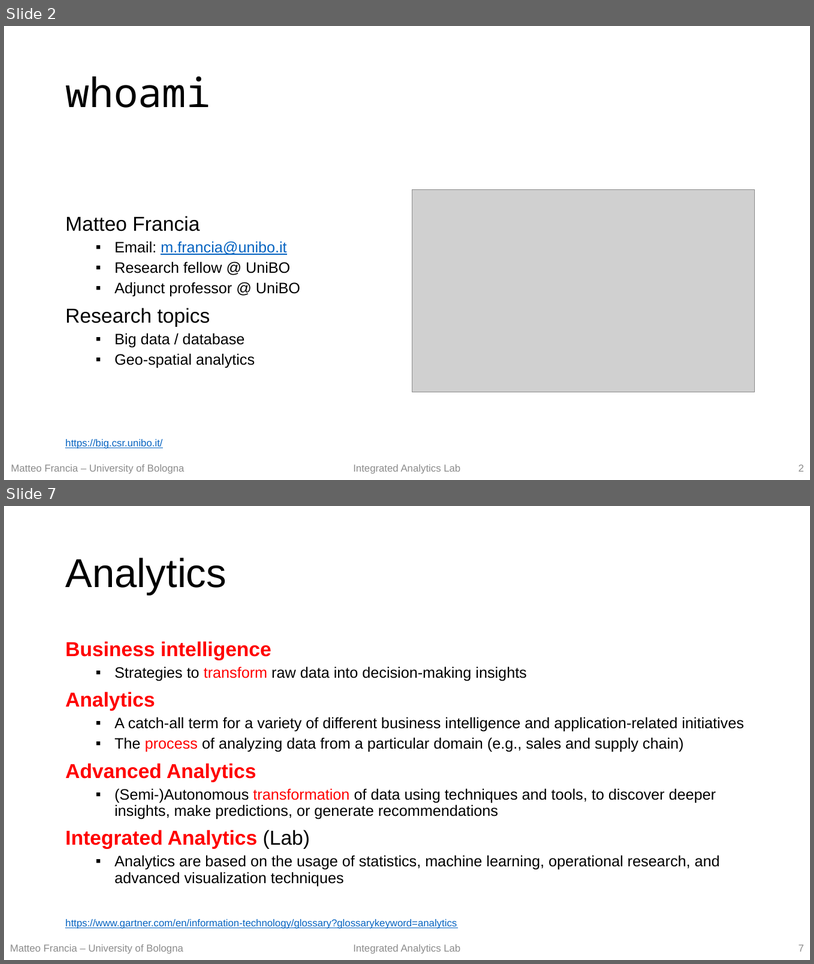
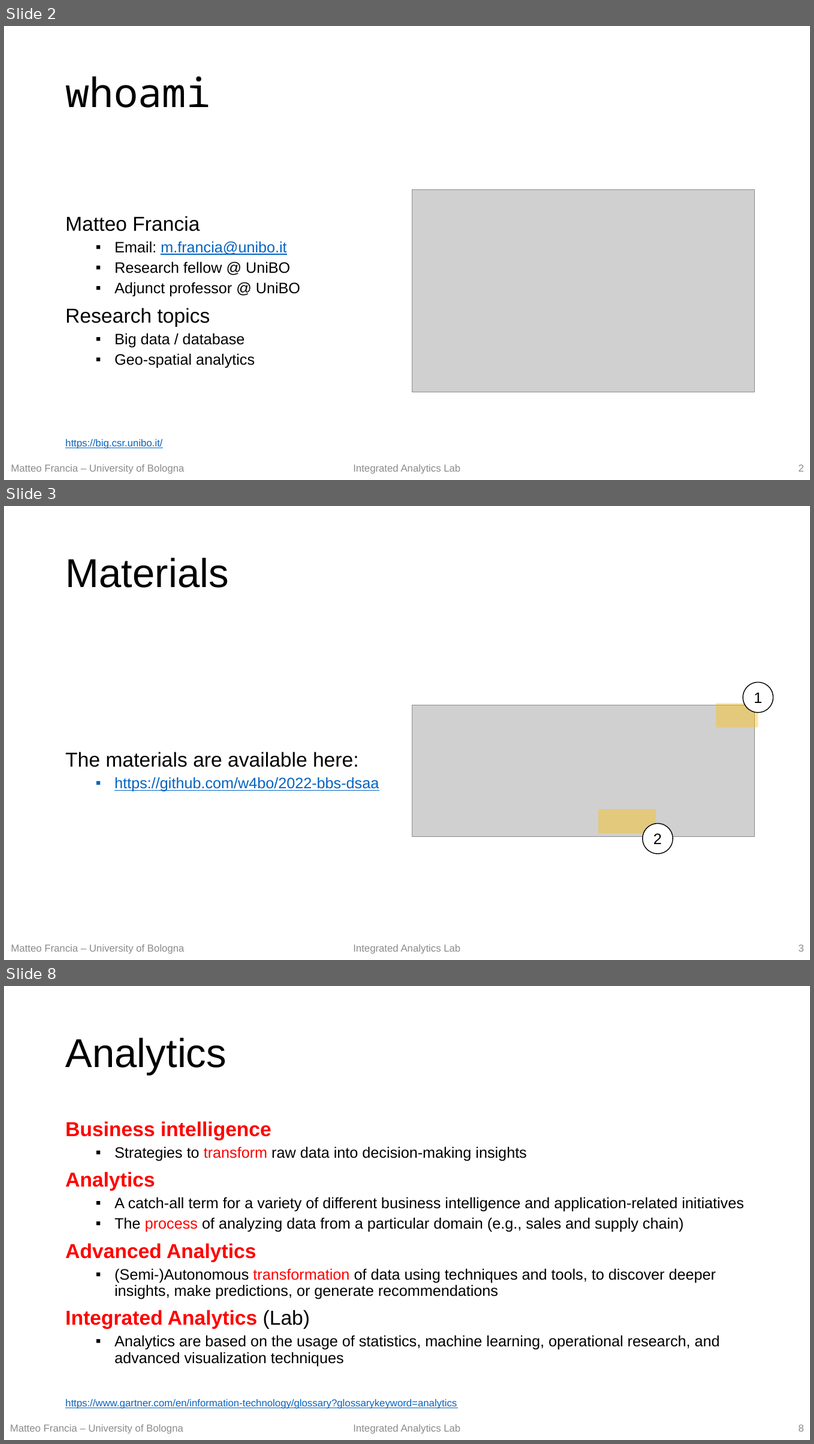
Before and after one commit to w4bo/teaching-handsondatapipelines, a slide deck: materials/00-Intro.pptx. Shown one above the other, each under a label of ours: slides 2 and 7 before the commit, slides 2, 3 and 8 after it; the slides between them are not shown. The pictures are 814x964 and 814x1444 pixels, drawn with LibreOffice and Linux fonts; fonts in the diff are those of the drawing; grey boxes stand for pictures. Boxes give left, top, right and bottom in pixels: in the first picture for what was removed or moved away, otherwise in the second. Text is boxed around its words. In the diff, an @@ line names an element or a change of style, - is before the commit and + after.

```diff
--- a/materials/00-Intro.pptx
+++ b/materials/00-Intro.pptx
@@ slide 3 added at bbox=[4, 506, 810, 960], background #FFFFFF; not listed: 1 template element that a slide beside it also shows @@
@@ title added at bbox=[65, 558, 228, 588], 48 pt, text #000000 @@
+Materials
@@ ellipse added at bbox=[743, 682, 773, 712], fill #FFFFFF, outline #000000 1 pt, 18 pt, text #000000 @@
+1
@@ rectangle added at bbox=[717, 703, 759, 727], fill #FFC000 at 40% opacity @@
@@ picture added at bbox=[413, 705, 755, 837] @@
@@ text added at bbox=[65, 751, 379, 792], 18 pt, text #0563C1, underline @@
+The materials are available here:
+  ▪ https://github.com/w4bo/2022-bbs-dsaa
@@ rectangle added at bbox=[599, 809, 656, 833], fill #FFC000 at 40% opacity @@
@@ ellipse added at bbox=[643, 823, 673, 853], fill #FFFFFF, outline #000000 1 pt, 18 pt, text #000000 @@
+2
@@ text added at bbox=[11, 944, 185, 954], 12 pt, text #8C8C8C @@
+Matteo Francia – University of Bologna
@@ page number added at bbox=[799, 944, 804, 951], 12 pt, text #8C8C8C @@
+3
@@ what was slide 7 is now slide 8 @@
@@ page number at bbox=[799, 1424, 804, 1431]: text changed @@
-7
+8
```
Also in this commit, not shown: 4 slides changed, 1 other slide added, 3 other files.
